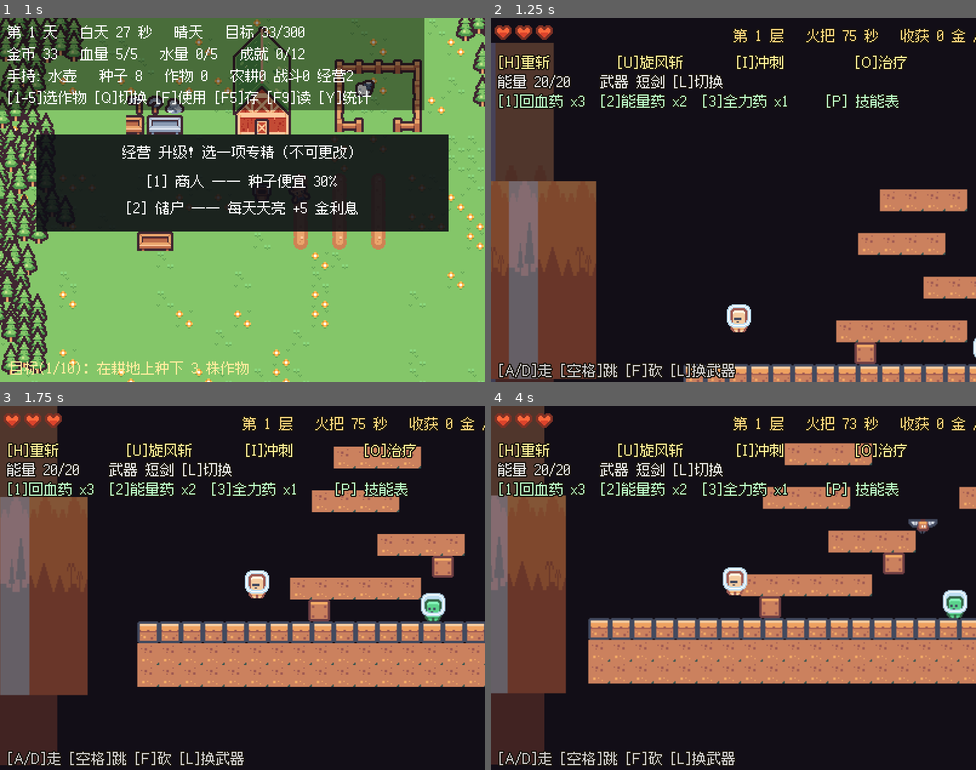
Above: before the commit, frames 1-4 (two rows, left to right).
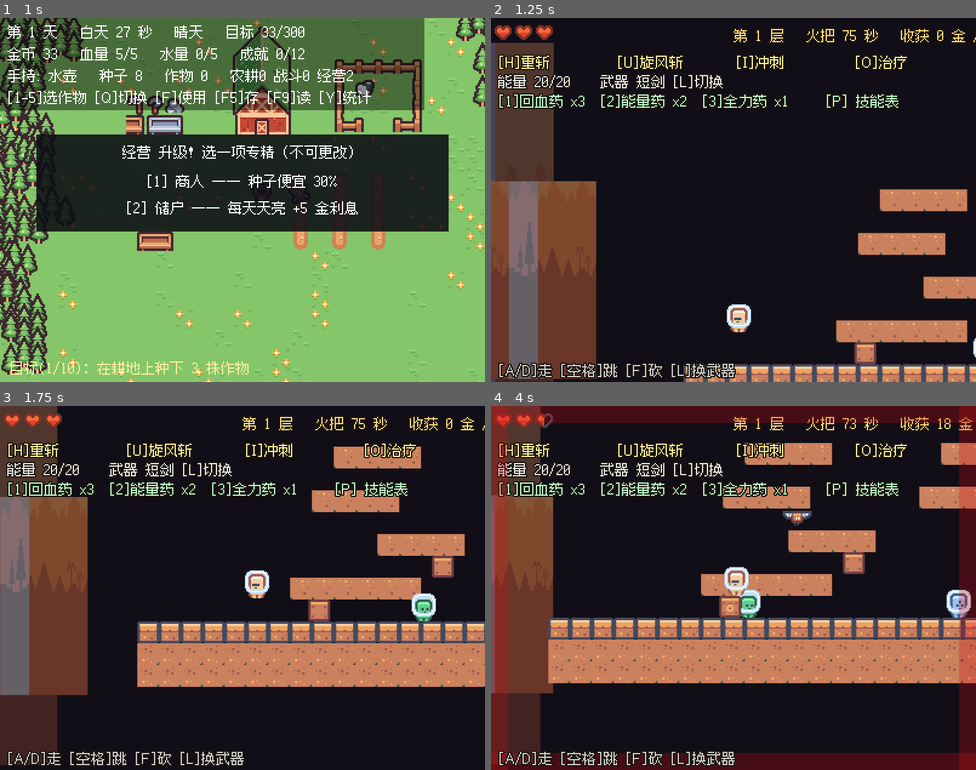
Above: after the commit, the same moments.

Repository: 01821/farm-fight-game
Game: Godot game, scene res://Tests/test_animal.tscn
Two runs of this game, one before a commit and one after it. Both use one fixed random seed, a clock stepped at 60 frames per second and the inputs below. This scene is started directly instead of the project's main scene. Sound files missing from this copy of the repository are replaced by a short silence.
Inputs (mouse positions are in pixels of both pictures, inside the frame that each line leads up to):
- Up to frame 1 (1 s): move the mouse to (349, 181) at 0.52 s; hold D (right) from 0.53 s (still down); hold Q (cycle_item) from 0.53 s (still down); click (349, 181) at 0.67 s; tap Space (jump) at 0.77 s
- Up to frame 2 (1.25 s): keep holding D (right); keep holding Q (cycle_item)
- Up to frame 3 (1.75 s): keep holding D (right); move the mouse to (145, 606) at 1.27 s; release Q (cycle_item) at 1.28 s; tap 1 (item_1) at 1.35 s; tap Space (jump) at 1.52 s
- Up to frame 4 (4 s): move the mouse to (782, 507) at 2.02 s; release D (right) at 2.03 s; hold A (left) 2.03-2.78 s; tap 2 (item_2) at 2.1 s; move the mouse to (709, 660) at 2.77 s; hold D (right) from 2.78 s (still down); tap 3 (item_3) at 2.85 s; click (709, 660) at 2.92 s; tap Space (jump) at 3.02, 3.77 s; move the mouse to (879, 642) at 3.52 s; hold 4 (seed_4) from 3.53 s (still down)

Frame 1 is identical in both runs. In frame 2, 0.3% of the frame differs, in the area x 71-100%, y 47-90%; in frame 3, 0.8%; in frame 4, 26%, in the area x 0-100%, y 0-100%.
Error in both runs: Invalid access to property or key 'physics_frame' on a base object of type 'null instance'. (res://Tests/test_animal.gd:36)

Commit message:
fix(mine): 平台改用独立图集格 (5,0) + 修偶发测试（第 B 项收尾）

Diff:
--- a/Scenes/Mine/mine_level.tscn
+++ b/Scenes/Mine/mine_level.tscn
@@ -30,10 +30,16 @@
 0:0/0 = 0
 0:2/0 = 0
 4:0/0 = 0
+5:0/0 = 0
 12:0/0 = 0
 0:0/0/physics_layer_0/polygon_0/points = PackedVector2Array(-9, -9, 9, -9, 9, 9, -9, 9)
 0:2/0/physics_layer_0/polygon_0/points = PackedVector2Array(-9, -9, 9, -9, 9, 9, -9, 9)
 4:0/0/physics_layer_0/polygon_0/points = PackedVector2Array(-9, -9, 9, -9, 9, 9, -9, 9)
+; ⚠️ 平台**必须用一个单独的图集格**（5:0，也是土块），不能和「实心填充」(4:0) 共用 ——
+;    物理多边形是按图集坐标写死的，同一格只能有一份物理，共用就会让平台变成整格实心。
+;    （我把 ATLAS_PLATFORM 改成 4:0 试过，test_mine 当场挂了 7 条。）
+5:0/0/physics_layer_0/polygon_0/points = PackedVector2Array(-9, -9, 9, -9, 9, -3, -9, -3)
+5:0/0/physics_layer_0/polygon_0/one_way = true
 12:0/0/physics_layer_0/polygon_0/points = PackedVector2Array(-9, -9, 9, -9, 9, -3, -9, -3)
 12:0/0/physics_layer_0/polygon_0/one_way = true
 
--- a/Scripts/Mine/mine_level.gd
+++ b/Scripts/Mine/mine_level.gd
@@ -17,13 +17,16 @@
 ## 图集格子（18×18）。**这几格是放大图集逐个看过的，不是猜的。**
 const ATLAS_SOLID_TOP := Vector2i(0, 2)   # 带高光的土层表面
 const ATLAS_SOLID_FILL := Vector2i(4, 0)  # 纯土，用于地表以下
-## ⚠️ 平台这一格是**试出来的**，两次踩坑记在这里：
+## ⚠️ 平台这一格是**试出来的**，三次踩坑都记在这里：
 ##    ① 原来用 (12,0) —— 那其实是**红白警戒带**，渲染出来是一条红橙条纹，不是木板。
 ##    ② 改用 (11,1) —— 放大图集看那块"木板"，结果**那一格是透明的**，平台整个消失。
-##    最后用 (4,0)：地下纯土。它**已经被我亲眼确认过渲染正常**（矿洞地表以下就是它），
-##    读作"土台子"，而且和地表那层浅色高光区分得开。
-##    结论：挑图集格子，**看不清就放大看，改完一定截图确认**，别靠描述猜。
-const ATLAS_PLATFORM := Vector2i(4, 0)
+##    ③ 改用 (4,0) —— 显示对了，但 (4,0) 是「实心填充」用的格子，
+##       **物理多边形是按图集坐标写死的，同一格只能有一份物理**，
+##       于是平台变成整格实心、单向也没了，test_mine 当场挂 7 条。
+##    最终 (5,0)：也是土块，但在 TileSet 里**单独给它定义了薄片 + one_way 的物理**。
+##    结论：挑图集格子要放大看；**换格子时记得 TileSet 里的物理也是按坐标写死的**；
+##    改完一定截图确认。
+const ATLAS_PLATFORM := Vector2i(5, 0)
 
 const SOLID := "#"
 const PLATFORM := "="
--- a/Tests/test_animal.gd
+++ b/Tests/test_animal.gd
@@ -565,13 +565,14 @@
 	_player.seed_type = 0
 	_player.seeds[0] = 5
 	var planted_ok: bool = _land.try_plant_at(tiles4[0])
+	# ⚠️ **不要在两件事中间 await** —— 种下和浇水之间隔了几帧，
+	#    中间那一小段里作物的状态可能被别的东西改掉（喷水器/生长计时），
+	#    于是"浇上了"就会偶发失败（三遍里挂过一次）。
+	var watered_ok: bool = _land.water_plant_at(tiles4[0])
 	await _step(3)
 	print("  INFO try_plant_at = ", planted_ok, "，total_planted = ", _player.total_planted)
 	_check("种下去了", planted_ok)
 	_check("种一株就 +1", _player.total_planted == 1)
-	_player.water_left = 10
-	var watered_ok: bool = _land.water_plant_at(tiles4[0])
-	await _step(3)
 	print("  INFO water_plant_at = ", watered_ok, "，total_watered = ", _player.total_watered)
 	_check("浇上了", watered_ok)
 	_check("浇一次就 +1", _player.total_watered == 1)
